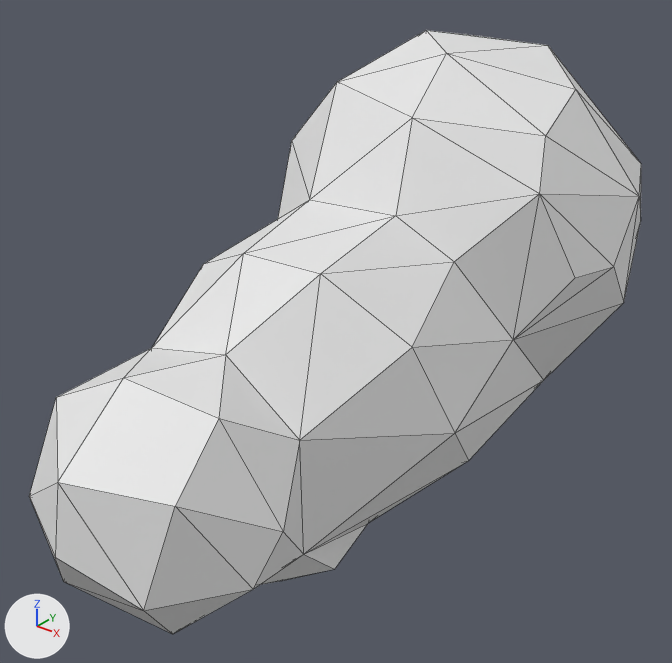
The FBX model Assets/Project/Models/Environment/Cloud1.fbx, before and after one commit.
Before and after are seen from a 50 mm lens placed at (3.77, -6.32, 2.49), pointed at (-0.26, -1.28, -0.63). Arrows for +X, +Y and +Z are at lower left; the lights stay in place. Mesh edges are drawn as thin lines.
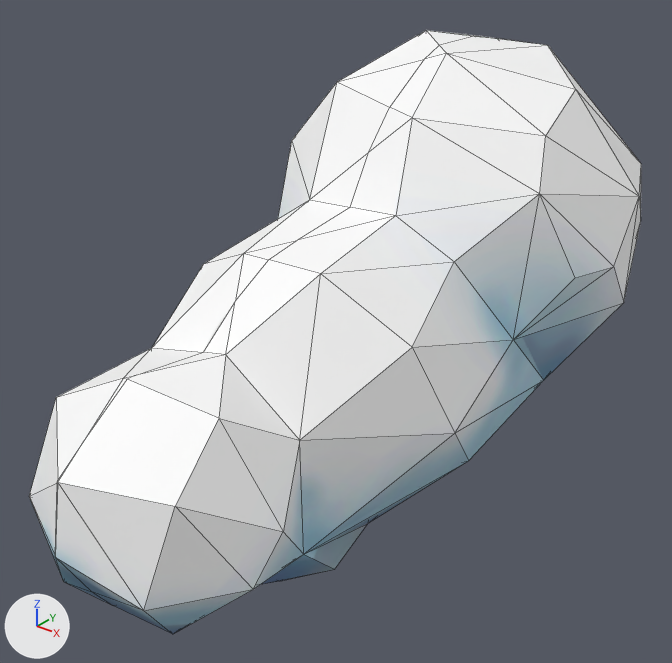
Commit message: Cloud fixed

The change, as a diff of the scene's bpy script:
```diff
--- a/Assets/Project/Models/Environment/Cloud1.fbx.py
+++ b/Assets/Project/Models/Environment/Cloud1.fbx.py
@@ img_cloudimage_png @@
+img_cloudimage_png = load_image('CloudImage.png', 'Blender/Images/CloudImage.png', 1024, 1024, 'sRGB')
@@ mat_material_001 @@
+mat_material_001 = principled_material('Material.001')
+mat_material_001.texture = img_cloudimage_png  # with its transparency
@@ me_sphere @@
 # used by ob_sphere; location = (0.0, 0.0, 0.0)
-me_sphere.from_pydata(...)  # 104 vertices, 202 faces; spans x -1.48..1.45, y -4.07..2.32, z -2.05..1.45
+me_sphere.from_pydata(...)  # 153 vertices, 251 faces; spans x -1.48..1.45, y -4.07..2.32, z -2.05..1.45
+# me_sphere part 1
+# 49 faces are deleted
+# 49 vertices are added at x -0.03..-0.02, y -4.07..2.32, z -1.98..1.41
+# 98 new faces join them
+# me_sphere part 2: 153 faces spanning x -1.48..1.45, y -4.07..2.32, z -2.05..1.45 switch from no material to mat_material_001 (picture img_cloudimage_png)
```

Changed parts and their boxes (x1, y1, x2, y2) in the pictures (672 x 663 px):
part 1 of me_sphere, built on
    both: (29, 30, 544, 634)
part 2 of me_sphere, recoloured
    both: (55, 45, 641, 634)
